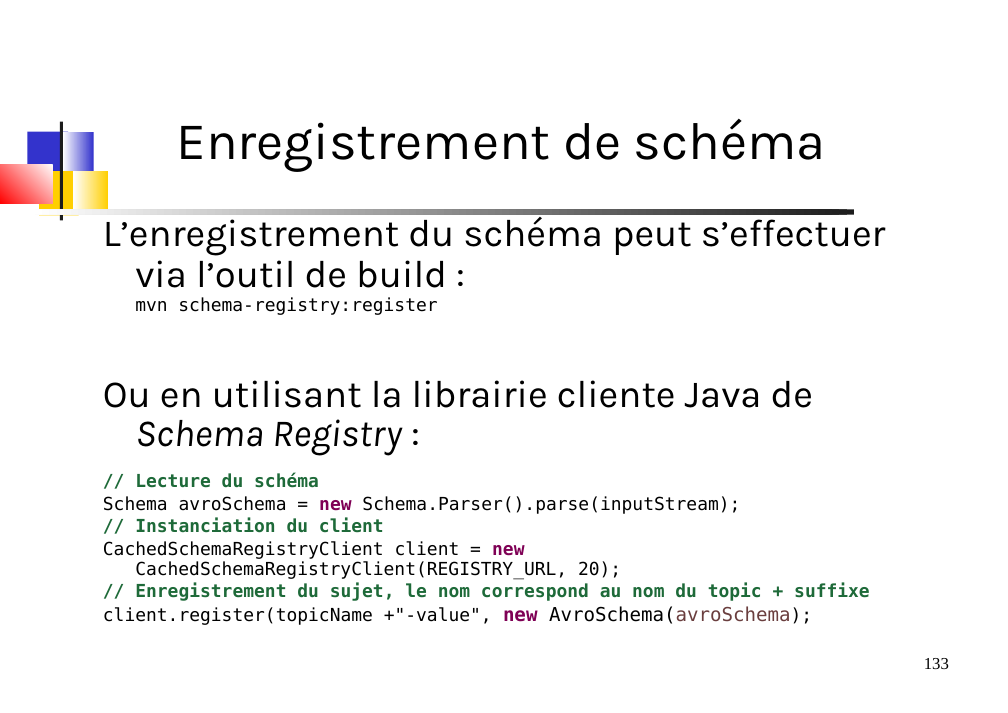
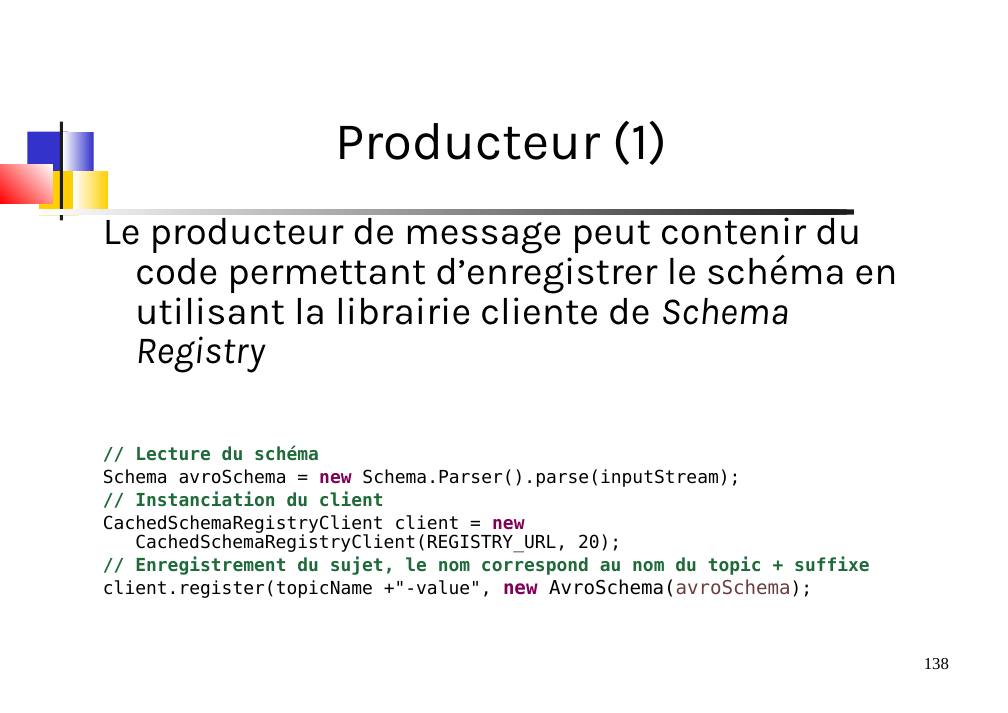
Before and after one commit to dthibau/kafka, a slide deck: slide 138 of KafkaAdmin.odp (slide 133 before the commit). Drawn at 1008x713 pixels with LibreOffice and Linux fonts; fonts in the diff are those of the drawing. Boxes give left, top, right and bottom in pixels: in the first picture for what was removed or moved away, otherwise in the second. Text is boxed around its words. In the diff, an @@ line names an element or a change of style, - is before the commit and + after.

Commit message:
Slides SchemaRegistry, Debut atelier oAuth

```diff
--- a/KafkaAdmin.odp
+++ b/KafkaAdmin.odp
@@ title at <box>335,121,668,165</box>: text changed @@
-Enregistrement de schéma
+Producteur (1)
@@ text at <box>103,210,898,373</box>: text changed @@
-L’enregistrement du schéma peut s’effectuer via l’outil de build :
-mvn schema-registry:register
-Ou en utilisant la librairie cliente Java de Schema Registry :
+Le producteur de message peut contenir du code permettant d’enregistrer le schéma en utilisant la librairie cliente de Schema Registry
@@ page number at <box>924,658,949,669</box>: text changed @@
-133
+138
```
Also in this commit, not shown: 5 other slides changed, 5 slides added, 7 other files.
